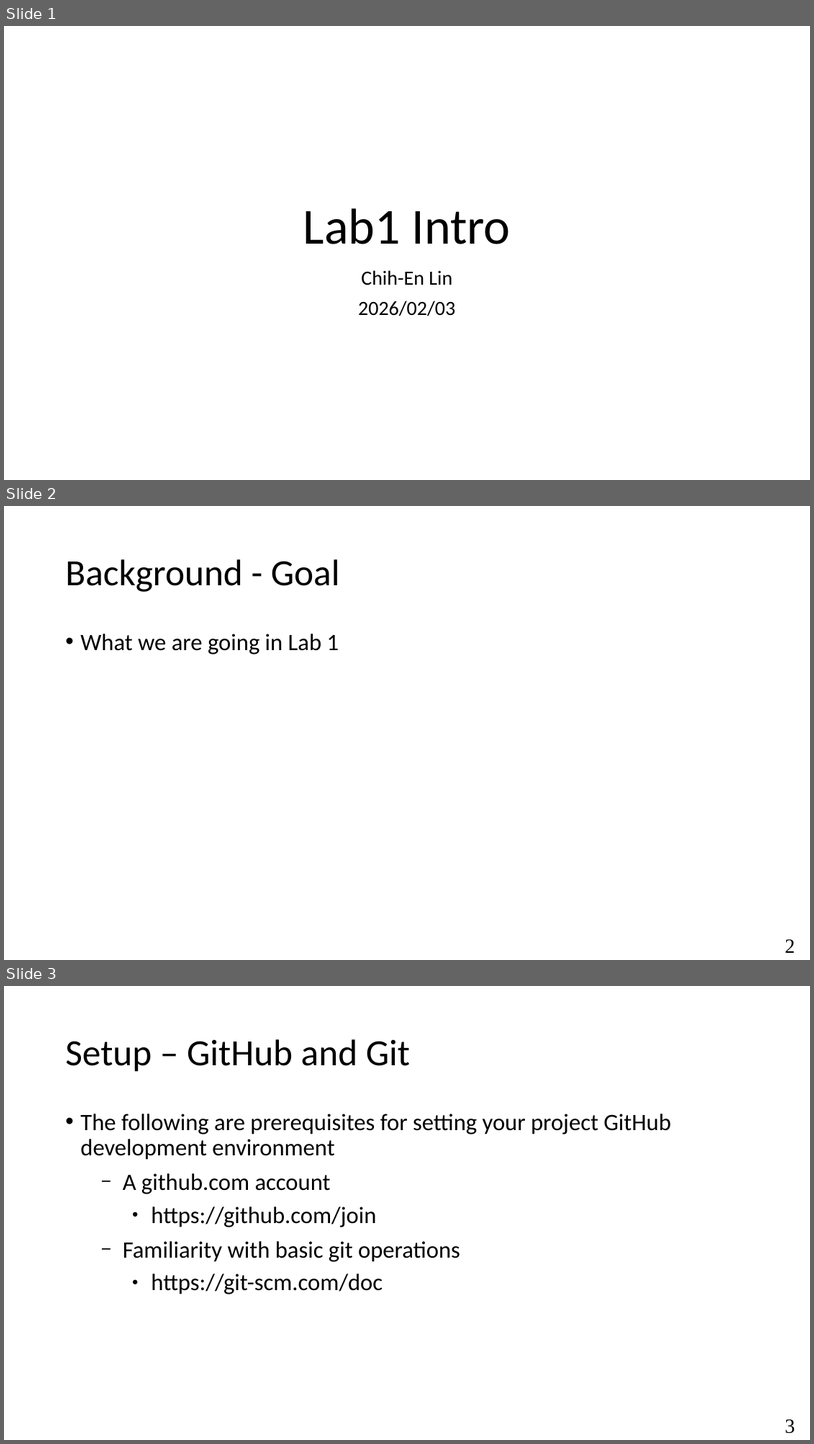
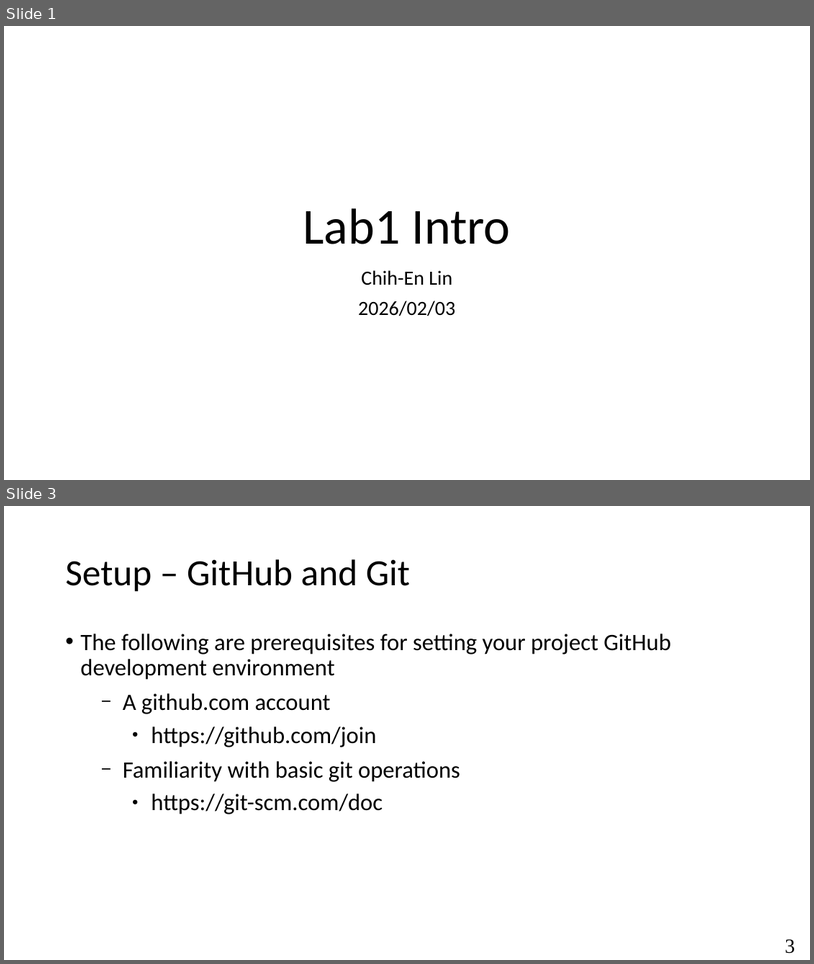
Before and after one commit to antoniobianchi333/cs408, a slide deck: labs/lab1/slides/lab1_intro.pptx. Shown one above the other, each under a label of ours: slides 1, 2 and 3 before the commit, slides 1 and 3 after it; the slides between them are not shown. The pictures are 814x1444 and 814x964 pixels, drawn with LibreOffice and Linux fonts; fonts in the diff are those of the drawing. Boxes give left, top, right and bottom in pixels: in the first picture for what was removed or moved away, otherwise in the second. Text is boxed around its words. In the diff, an @@ line names an element or a change of style, - is before the commit and + after.

```diff
--- a/labs/lab1/slides/lab1_intro.pptx
+++ b/labs/lab1/slides/lab1_intro.pptx
@@ slide 2 removed at (x1=4, y1=506, x2=810, y2=960), background #FFFFFF @@
@@ title removed at (x1=65, y1=559, x2=340, y2=592) @@
-Background - Goal
@@ text removed at (x1=80, y1=633, x2=340, y2=654) @@
-• What we are going in Lab 1
@@ page number removed at (x1=785, y1=939, x2=795, y2=952) @@
-2
```
Also in this commit, not shown: 1 slide changed, 2 slides added, 1 other file.
